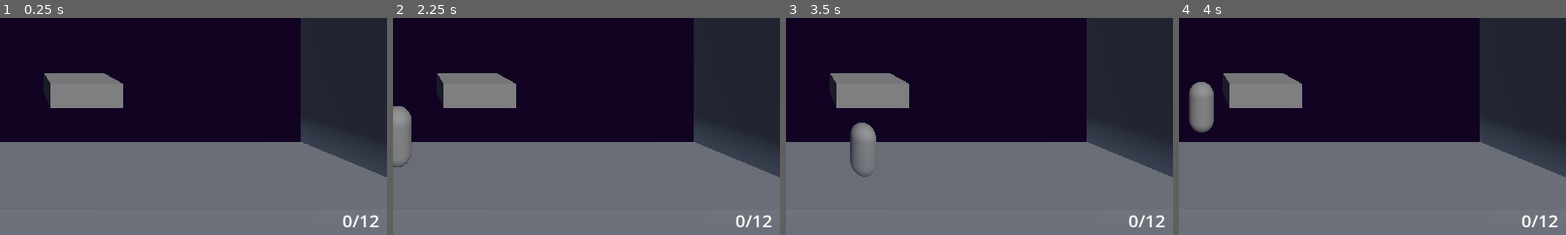
Above: before the commit, frames 1-4 (left to right).
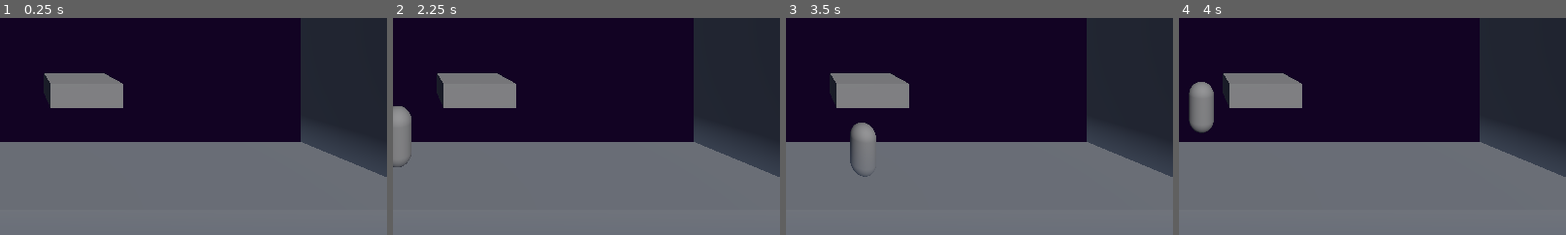
Above: after the commit, the same moments.

Repository: greatbrick0/SacrificeJam1
Game: Godot game, scene res://Scenes/main_level.tscn
Two runs of this game, one before a commit and one after it. Both use one fixed random seed, a clock stepped at 60 frames per second and the inputs below.
Inputs:
- Up to frame 1 (0.25 s): no input
- Up to frame 2 (2.25 s): tap Enter at 0.5 s; hold D (MoveRight) 0.53-1.28 s; hold Space (Jump) 0.53-1.28 s; hold S (MoveDown) 1.28-2.03 s; tap Q (Parry) at 1.35 s; tap Space (Jump) at 1.52, 1.55, 1.82 s; hold D (MoveRight) from 2.03 s (still down); hold Space (Jump) from 2.03 s (still down)
- Up to frame 3 (3.5 s): release D (MoveRight) at 2.78 s; release Space (Jump) at 2.78 s; hold W (MoveUp) from 2.78 s (still down); tap Q (Parry) at 2.85 s; tap Space (Jump) at 3.02, 3.05, 3.32 s
- Up to frame 4 (4 s): release W (MoveUp) at 3.53 s; hold A (MoveLeft) from 3.53 s (still down); hold Space (Jump) from 3.53 s (still down)
The pictures show only the part of the screen within x 48-98%, y 49-99%; the shares and areas given below are measured in that part.

The runs differ from the first frame. In frame 1, 0.2% of the frame differs, in the area x 88-98%, y 90-97%; in frame 2, 0.2%; in frame 3, 0.2%; in frame 4, 0.2%.

Commit message:
Added Coins

Diff:
--- a/Scenes/Combat Sections/section_0_0.tscn
+++ b/Scenes/Combat Sections/section_0_0.tscn
@@ -1,4 +1,6 @@
-[gd_scene load_steps=5 format=3 uid="uid://nvd2lnx2lwvo"]
+[gd_scene load_steps=6 format=3 uid="uid://nvd2lnx2lwvo"]
+
+[ext_resource type="PackedScene" uid="uid://bulmv2xsyh4tc" path="res://Scenes/coin.tscn" id="1_4qbng"]
 
 [sub_resource type="BoxMesh" id="BoxMesh_02o2l"]
 
@@ -84,3 +86,11 @@
 
 [node name="MeshInstance3D" type="MeshInstance3D" parent="Platforms/Platform5"]
 mesh = SubResource("BoxMesh_c0o0n")
+
+[node name="Coins" type="Node3D" parent="."]
+
+[node name="Coin" parent="Coins" instance=ExtResource("1_4qbng")]
+transform = Transform3D(1, 0, 0, 0, 1, 0, 0, 0, 1, -3, 1, -1)
+
+[node name="Coin2" parent="Coins" instance=ExtResource("1_4qbng")]
+transform = Transform3D(1, 0, 0, 0, 1, 0, 0, 0, 1, -3, 0, 1)
--- a/Scenes/Rest Sections/toll_area.tscn
+++ b/Scenes/Rest Sections/toll_area.tscn
@@ -14,6 +14,7 @@
 [node name="TollArea" type="Node3D"]
 
 [node name="Path" type="Node3D" parent="."]
+transform = Transform3D(1, 0, 0, 0, 1, 0, 0, 0, 1, -5, 0, 0)
 
 [node name="MeshInstance3D" type="MeshInstance3D" parent="Path"]
 transform = Transform3D(20, 0, 0, 0, 10, 0, 0, 0, 4, 0, -6, 0)
@@ -30,7 +31,7 @@
 [node name="Platforms" type="Node3D" parent="."]
 
 [node name="Platform1" type="StaticBody3D" parent="Platforms"]
-transform = Transform3D(1, 0, 0, 0, 1, 0, 0, 0, 1, 3, 2, -1)
+transform = Transform3D(1, 0, 0, 0, 1, 0, 0, 0, 1, -8, 0, -1)
 collision_layer = 256
 collision_mask = 0
 
@@ -41,7 +42,7 @@
 mesh = SubResource("BoxMesh_c0o0n")
 
 [node name="Platform2" type="StaticBody3D" parent="Platforms"]
-transform = Transform3D(1, 0, 0, 0, 1, 0, 0, 0, 1, -3, 2, -1)
+transform = Transform3D(1, 0, 0, 0, 1, 0, 0, 0, 1, -8, 2, -1)
 collision_layer = 256
 collision_mask = 0
 
--- a/Scenes/main_level.tscn
+++ b/Scenes/main_level.tscn
@@ -65,6 +65,7 @@
 grow_vertical = 2
 
 [node name="CoinsLabel" type="Label" parent="UI"]
+visible = false
 layout_mode = 1
 anchors_preset = 3
 anchor_left = 1.0
--- a/Scripts/Coin.gd
+++ b/Scripts/Coin.gd
@@ -2,3 +2,5 @@
 
 func _on_collect_area_area_entered(area):
 	get_tree().get_first_node_in_group("Player").coinCount += 1
+	$CollectArea/CollisionShape3D.set_deferred("disabled", true)
+	$Visuals.visible = false
--- a/Scripts/main_level.gd
+++ b/Scripts/main_level.gd
@@ -21,7 +21,7 @@
 	levelSections[0].append(load("res://Scenes/Combat Sections/section_0_0.tscn"))
 
 func _process(delta):
-	$UI/CoinsLabel.text = str(%Player.coinCount) + "/12"
+	$UI/CoinsLabel.text = str(%Player.coinCount) + "/7"
 
 func ChooseSections() -> Array:
 	var fullSet = range(5)
@@ -34,6 +34,7 @@
 	%Player.global_position = Vector3(-8, 0, 0)
 	%Camera.TeleportToPlayer()
 	RemoveCurrentArea()
+	$UI/CoinsLabel.visible = betweenLevels
 	if(betweenLevels):
 		betweenLevels = false
 		levelId += 1
@@ -54,11 +55,17 @@
 func MakeCombatArea():
 	currentLevel = Node3D.new()
 	add_child(currentLevel)
+
 	var buildSections = ChooseSections()
 	for ii in 3:
 		instanceRef = levelSections[levelId][buildSections[ii]].instantiate()
 		currentLevel.add_child(instanceRef)
 		instanceRef.global_position.x += sectionWidth * ii
+
+	instanceRef = load("res://Scenes/Rest Sections/toll_area.tscn").instantiate()
+	currentLevel.add_child(instanceRef)
+	instanceRef.global_position.x = sectionWidth * 3
+
 	%LevelEnd.global_position.x = sectionWidth * 3
 
 func UpdateCameraBounds(left: float, right: float):
--- a/Scripts/player.gd
+++ b/Scripts/player.gd
@@ -8,6 +8,7 @@
 @export var gravity: float
 @export var airBrakeMult: float = 4
 
+var inCutscene: bool = false
 var input_dir: Vector2
 var holdingJump: bool
 var alreadyJumped: bool
@@ -34,7 +35,7 @@
 			alreadyJumped = true
 			velocity.y = smallJumpHeight if donatedItems[3] else bigJumpHeight
 	else:
-		velocity.y -= gravity * delta * (airBrakeMult if velocity.y > 0 and !holdingJump and alreadyJumped else 1)
+		velocity.y -= gravity * delta * (airBrakeMult if (velocity.y > 0 and !holdingJump and alreadyJumped) else 1)
 
 	#moving
 	if(input_dir.x != 0):
